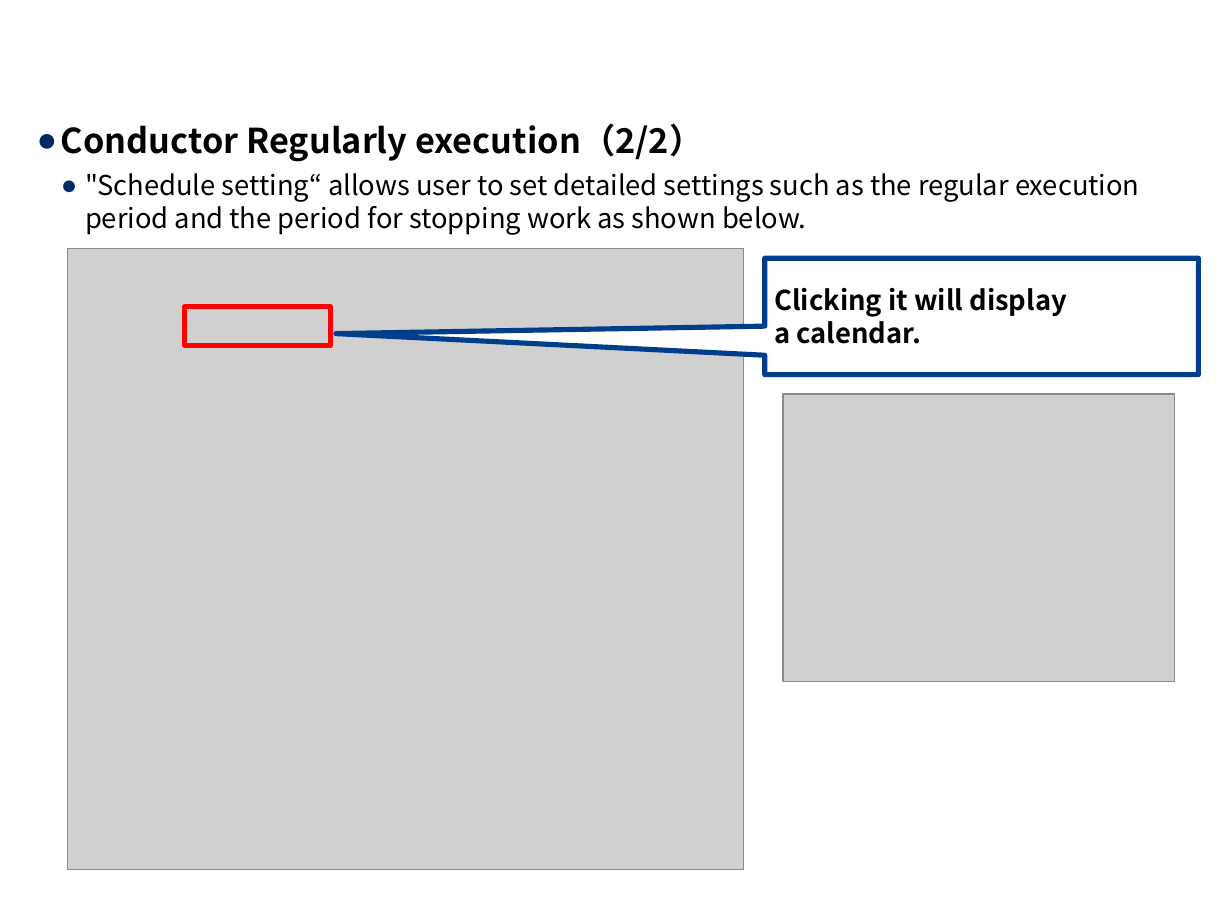
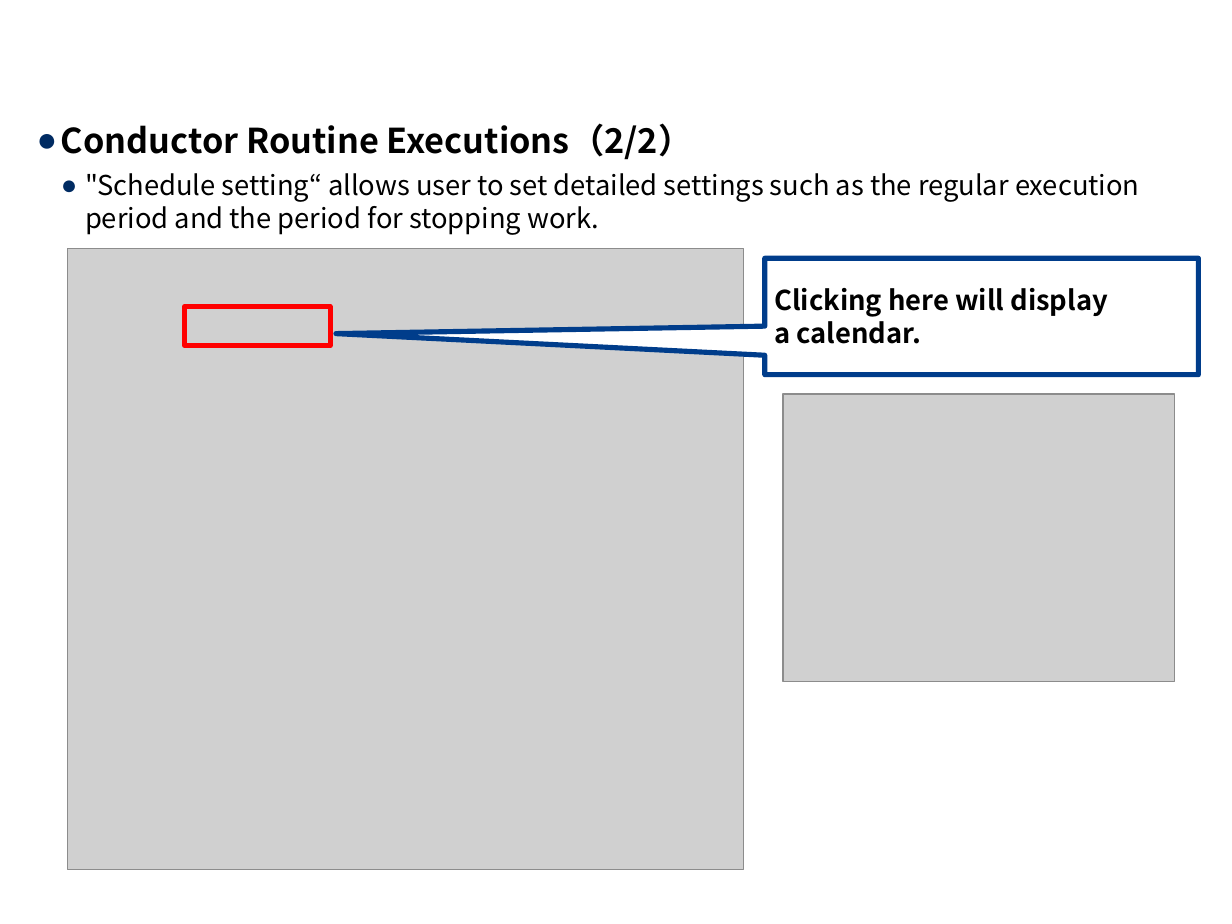
Before and after one commit to exastro-suite/it-automation-docs, a slide deck: slide 17 of asset/Learn/ITA-Conductor.pptx (slide 16 before the commit). Drawn at 1232x924 pixels with LibreOffice and Linux fonts; fonts in the diff are those of the drawing; grey boxes stand for pictures; background and template pictures are left out. Boxes give left, top, right and bottom in pixels: in the first picture for what was removed or moved away, otherwise in the second. Text is boxed around its words. In the diff, an @@ line names an element or a change of style, - is before the commit and + after.

```diff
--- a/asset/Learn/ITA-Conductor.pptx
+++ b/asset/Learn/ITA-Conductor.pptx
@@ text at bbox=[61, 123, 1140, 235]: text changed @@
-● Conductor Regularly execution（2/2）
-  ● "Schedule setting“ allows user to set detailed settings such as the regular execution period and the period for stopping work as shown below.
+● Conductor Routine Executions（2/2）
+  ● "Schedule setting“ allows user to set detailed settings such as the regular execution period and the period for stopping work.
@@ text in speech box at bbox=[774, 288, 1108, 317]: text changed @@
-Clicking it will display
+Clicking here will display
```
Also in this commit, not shown: 15 other slides changed, 1 slide added, 1 other file.
